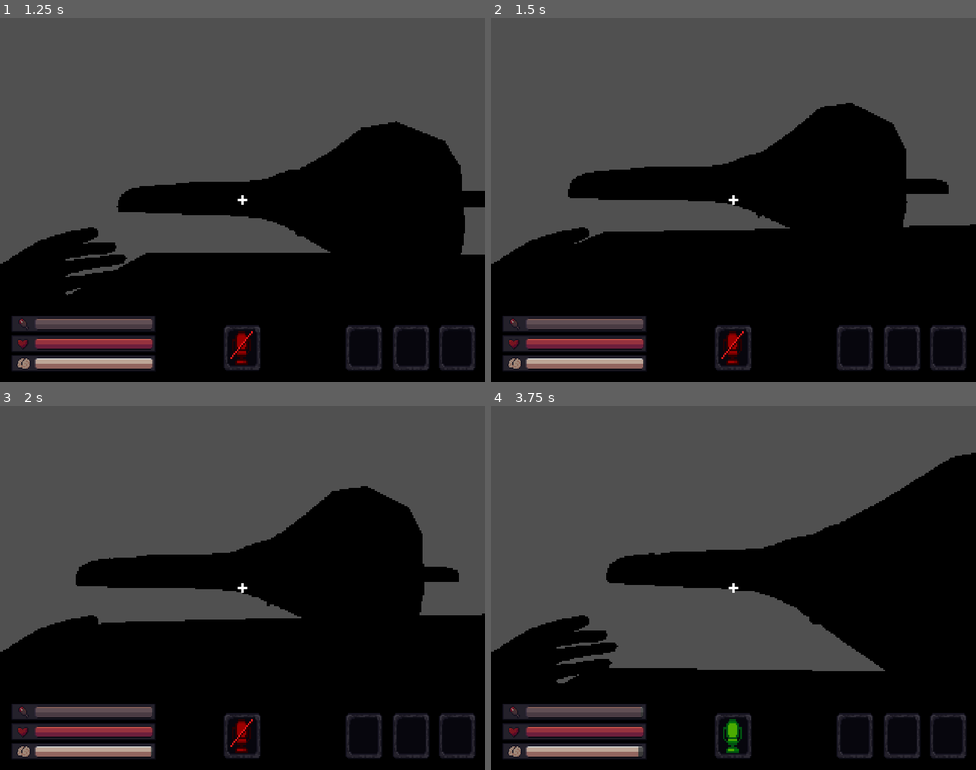
Above: before the commit, frames 1-4 (two rows, left to right).
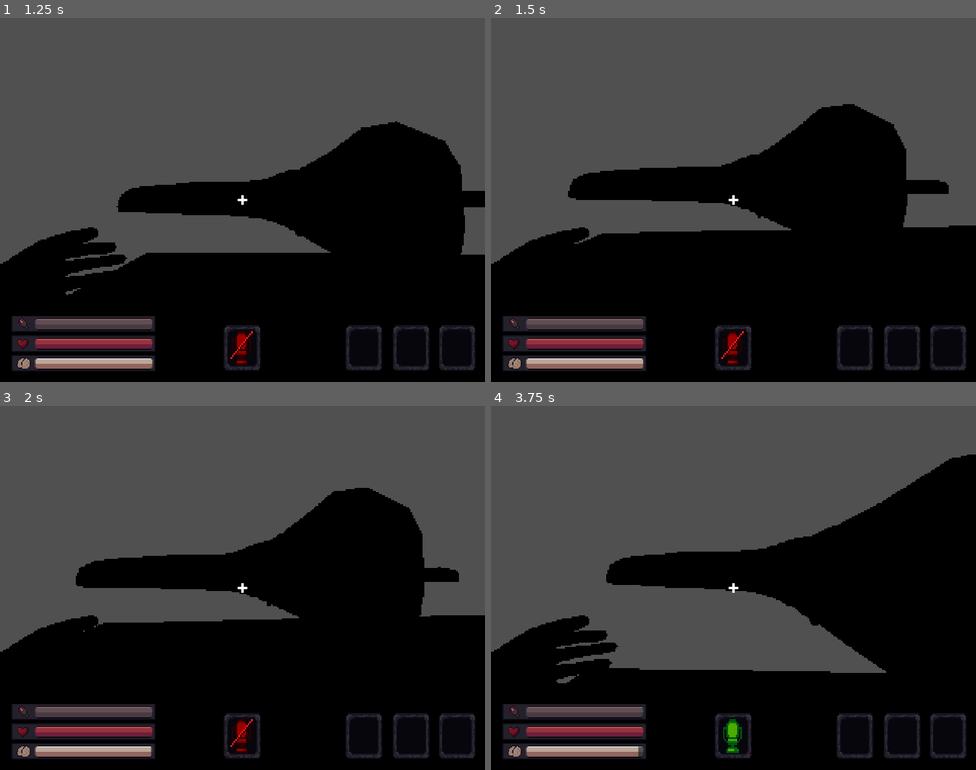
Above: after the commit, the same moments.

Repository: TeamKhaos/Echoes-of-Deep
Game: Godot game, scene res://scenes/main_menu.tscn
The game is run twice, just before and just after one commit, with the same random seed, the same clock (stepped at 60 frames per second) and the same inputs. The project has no main scene, so this scene is started directly. Sound files missing from this copy of the repository are replaced by a short silence.
Inputs (mouse positions are in pixels of both pictures, inside the frame that each line leads up to):
- Up to frame 1 (1.25 s): click "NUEVA PARTIDA" at 0.5 s
- Up to frame 2 (1.5 s): tap Enter at 1.25 s; move the mouse to (757, 200) at 1.27 s; hold W (Up) from 1.28 s (still down); hold Shift (Crouch) from 1.28 s (still down); click (757, 200) at 1.42 s
- Up to frame 3 (2 s): keep holding W (Up); keep holding Shift (Crouch)
- Up to frame 4 (3.75 s): keep holding W (Up); move the mouse to (709, 588) at 2.02 s; release Shift (Crouch) at 2.03 s; tap Q (Drop) at 2.1 s; move the mouse to (743, 580) at 2.77 s; tap E (Interact) at 2.85 s; move the mouse to (728, 595) at 3.52 s; tap F (Microphone) at 3.6 s; click (728, 595) at 3.67 s

Frame 1 is identical in both runs. In frame 2, 0.4% of the frame differs, in the area x 15-100%, y 23-62%; in frame 3, 0.4%; in frame 4, 0.5%, in the area x 15-100%, y 12-77%.

Commit message:
Update project.godot

Diff:
--- a/project.godot
+++ b/project.godot
@@ -27,7 +27,6 @@
 window/size/viewport_width=1280
 window/size/viewport_height=960
 window/size/mode=3
-window/stretch/mode="viewport"
 
 [editor_plugins]
 
